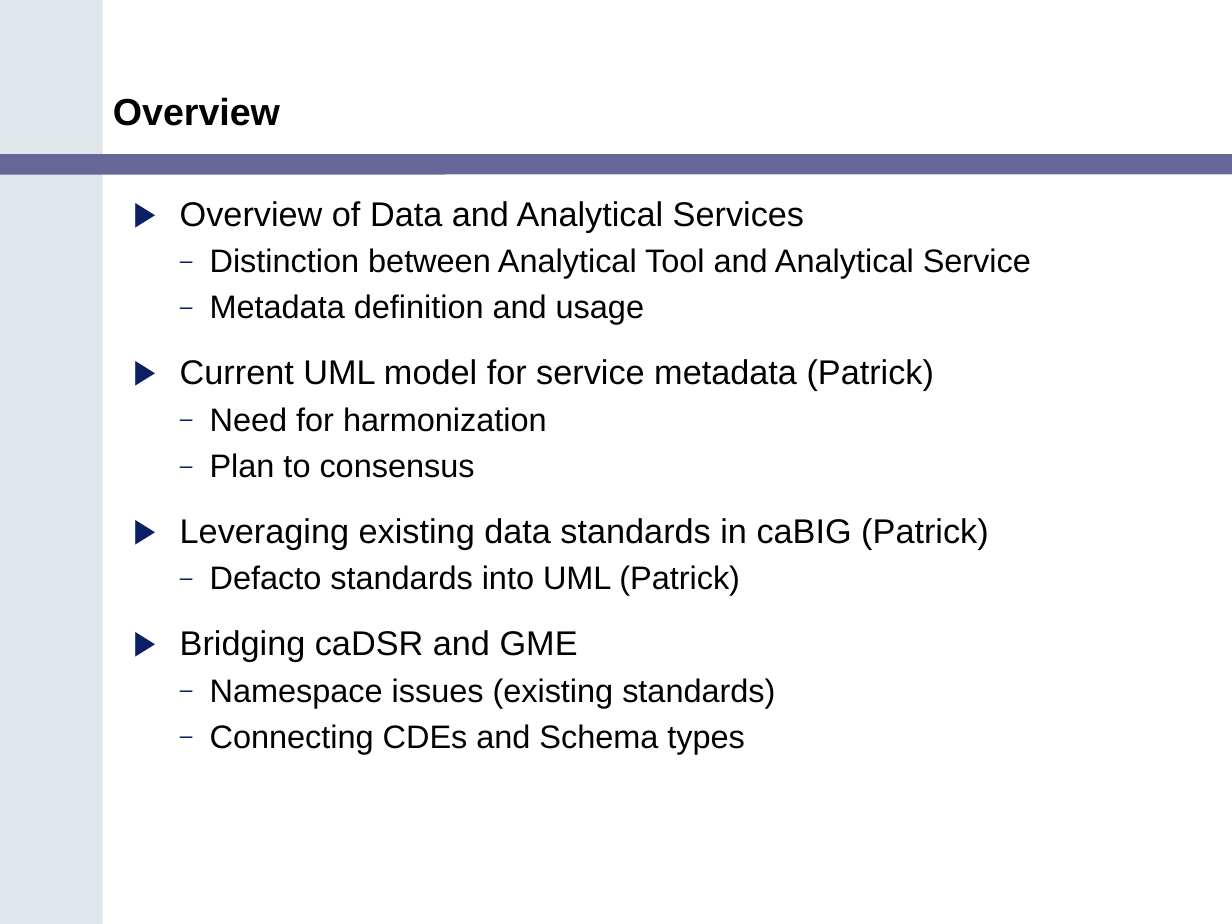
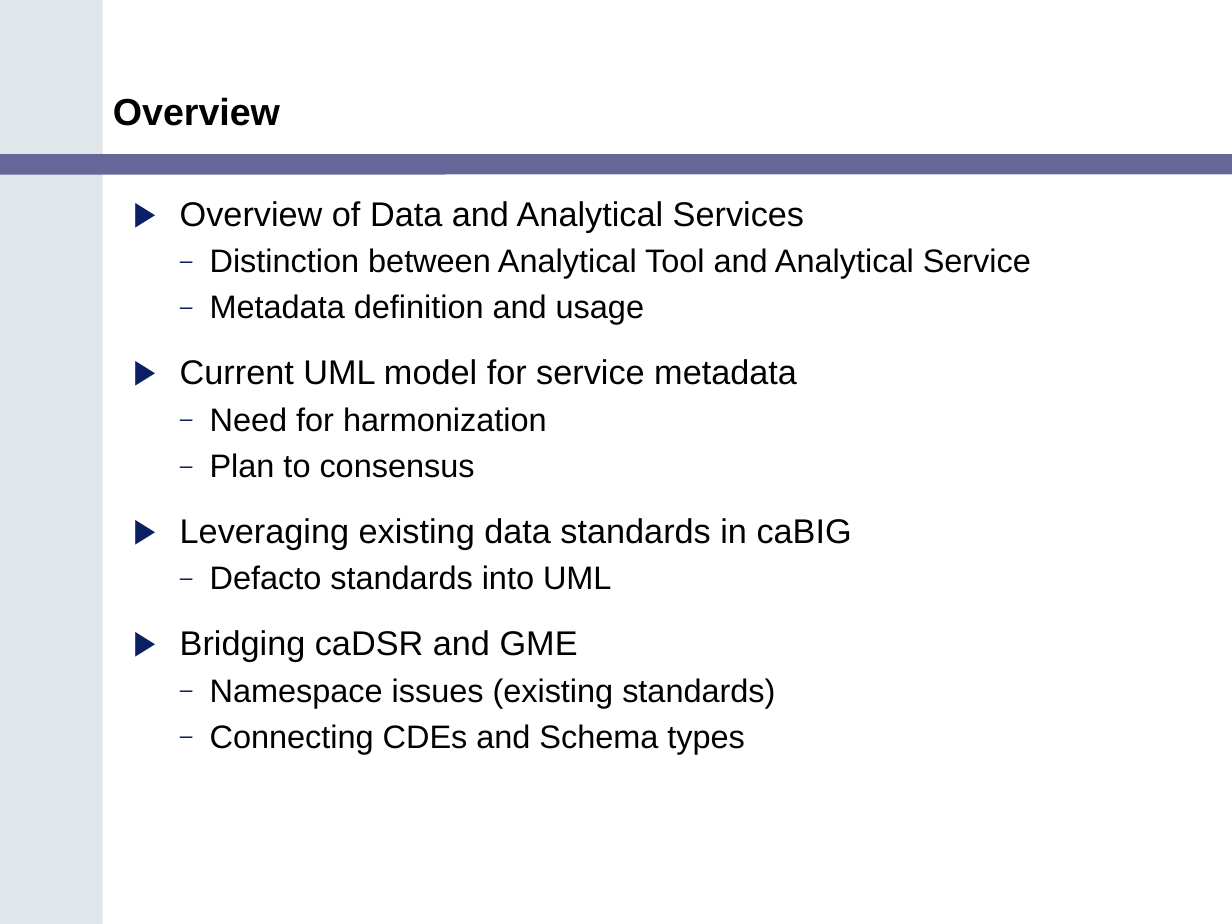
Before and after one commit to NCIP/cagrid-docs, a slide deck: slide 2 of presentations/200602_VCDE_ARCH/Service_Guidlines_Arch_VCDE_Feb2.ppt. Drawn at 1232x924 pixels with LibreOffice and Linux fonts; fonts in the diff are those of the drawing; background and template pictures are left out. Boxes give left, top, right and bottom in pixels: in the first picture for what was removed or moved away, otherwise in the second. Text is boxed around its words. In the diff, an @@ line names an element or a change of style, - is before the commit and + after.

```diff
--- a/presentations/200602_VCDE_ARCH/Service_Guidlines_Arch_VCDE_Feb2.ppt
+++ b/presentations/200602_VCDE_ARCH/Service_Guidlines_Arch_VCDE_Feb2.ppt
@@ text at (x1=180, y1=359, x2=797, y2=385): text changed @@
-▶ Current UML model for service metadata (Patrick)
+▶ Current UML model for service metadata
@@ text at (x1=180, y1=518, x2=852, y2=590): text changed @@
-▶ Leveraging existing data standards in caBIG (Patrick)
-  – Defacto standards into UML (Patrick)
+▶ Leveraging existing data standards in caBIG
+  – Defacto standards into UML
```
Also in this commit, not shown: 3 other slides changed, 18 slides added, 6 slides removed.
